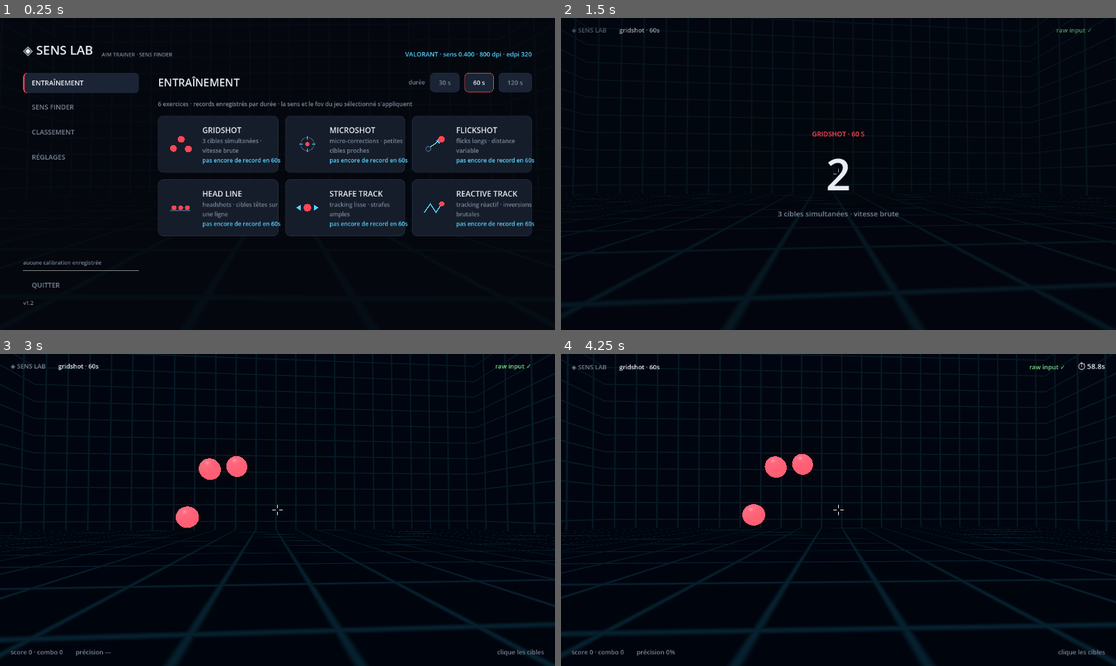
Above: before the commit, frames 1-4 (two rows, left to right).
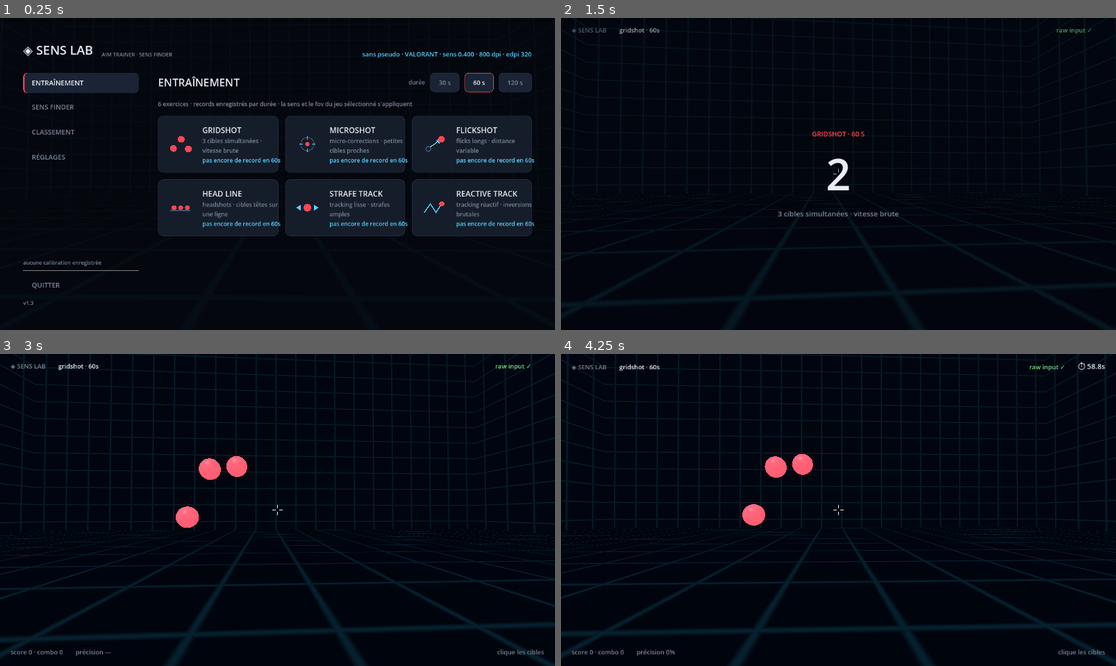
Above: after the commit, the same moments.

Repository: TimLaum/senslab
Game: Godot game, scene res://main.tscn
Same seed, same stepped clock (60 frames per second), same inputs: the game is played once before the commit and once after it.
Inputs (mouse positions are in pixels of both pictures, inside the frame that each line leads up to):
- Up to frame 1 (0.25 s): no input
- Up to frame 2 (1.5 s): click (777, 142) at 0.52 s; tap Enter at 1.25 s; move the mouse to (866, 174) at 1.27 s; click (866, 174) at 1.42 s
- Up to frame 3 (3 s): move the mouse to (249, 510) at 2.02 s; click (249, 510) at 2.17 s; tap Space at 2.75 s; move the mouse to (288, 503) at 2.77 s; click (288, 503) at 2.92 s
- Up to frame 4 (4.25 s): tap Enter at 3.5 s; move the mouse to (832, 516) at 3.52 s; click (832, 516) at 3.67 s

The runs differ from the first frame. In frame 1, 0.3% of the frame differs, in the area x 5-96%, y 10-92%; in frame 2, nothing differs; in frame 3, less than 0.1%; in frame 4, less than 0.1%.

Commit message:
v1.3 — pseudo visible en permanence (barre du menu + onglet classement)

Diff:
--- a/main.gd
+++ b/main.gd
@@ -619,7 +619,8 @@
 	if rows.is_empty():
 		lb_status.text = "aucun score en %s · %d s — sois le premier !" % [MODES[lb_mode]["name"], lb_dur]
 		return
-	lb_status.text = "%s · %d s · top %d" % [MODES[lb_mode]["name"], lb_dur, rows.size()]
+	var me_txt := "tu joues en tant que « %s »" % pseudo if pseudo != "" else "⚠ aucun pseudo défini (RÉGLAGES) — tes scores ne sont pas envoyés"
+	lb_status.text = "%s · %d s · top %d — %s" % [MODES[lb_mode]["name"], lb_dur, rows.size(), me_txt]
 	for h in ["#", "PSEUDO", "SCORE"]:
 		lb_grid.add_child(UIKit.label(h, 11, UIKit.COL_MUTED, true))
 	for i in rows.size():
@@ -658,7 +659,8 @@
 	in_pseudo.max_length = 20
 	in_pseudo.text_changed.connect(func(t: String):
 		pseudo = t.strip_edges()
-		_prefs_set("pseudo", pseudo))
+		_prefs_set("pseudo", pseudo)
+		_refresh_derived())
 	c0.size_flags_horizontal = Control.SIZE_EXPAND_FILL
 	srow.add_child(c0)
 	c0.add_child(in_pseudo)
@@ -861,8 +863,9 @@
 	_read_inputs()
 	derived_lbl.text = "eDPI %d · cm/360 %.1f cm · fov 16:9 %.0f°" % [
 		int(sens * dpi), GameDB.cm360(game, sens, dpi), GameDB.hfov169(game, fov_val)]
-	sum_lbl.text = "%s · sens %s · %d dpi · edpi %d" % [
-		GameDB.get_game(game)["label"], GameDB.fmt_sens(game, sens), int(dpi), int(sens * dpi)]
+	var who := pseudo if pseudo != "" else "sans pseudo"
+	sum_lbl.text = "%s · %s · sens %s · %d dpi · edpi %d" % [
+		who, GameDB.get_game(game)["label"], GameDB.fmt_sens(game, sens), int(dpi), int(sens * dpi)]
 
 func _set_duration(d: int) -> void:
 	t_dur = d
--- a/updater.gd
+++ b/updater.gd
@@ -6,7 +6,7 @@
 # (un exe Windows ne peut pas s'écraser lui-même pendant qu'il tourne).
 
 const REPO := "TimLaum/senslab"
-const VERSION := "1.2"
+const VERSION := "1.3"
 
 signal update_available(tag: String)
 signal progress(pct: int)
